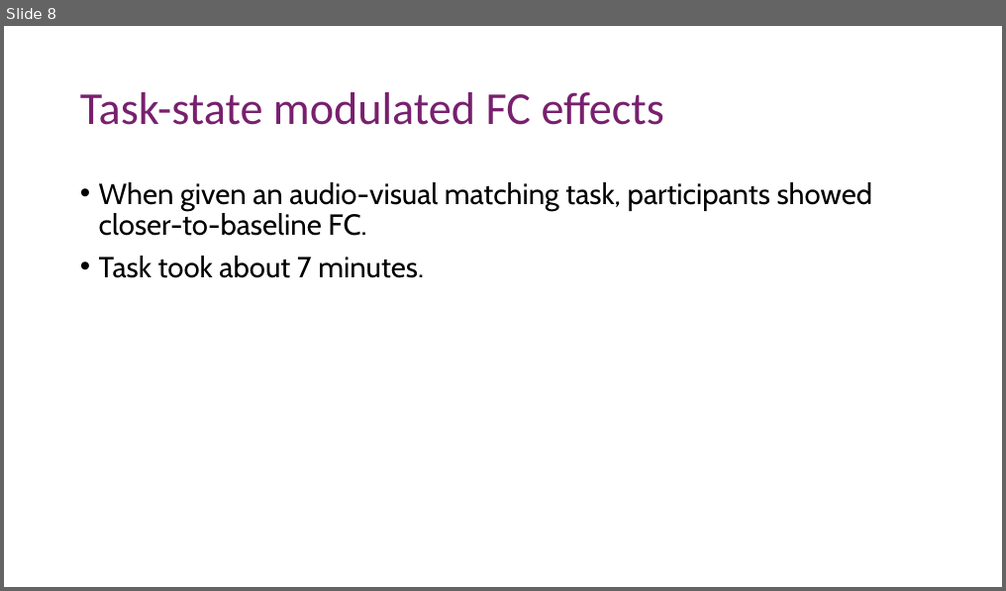
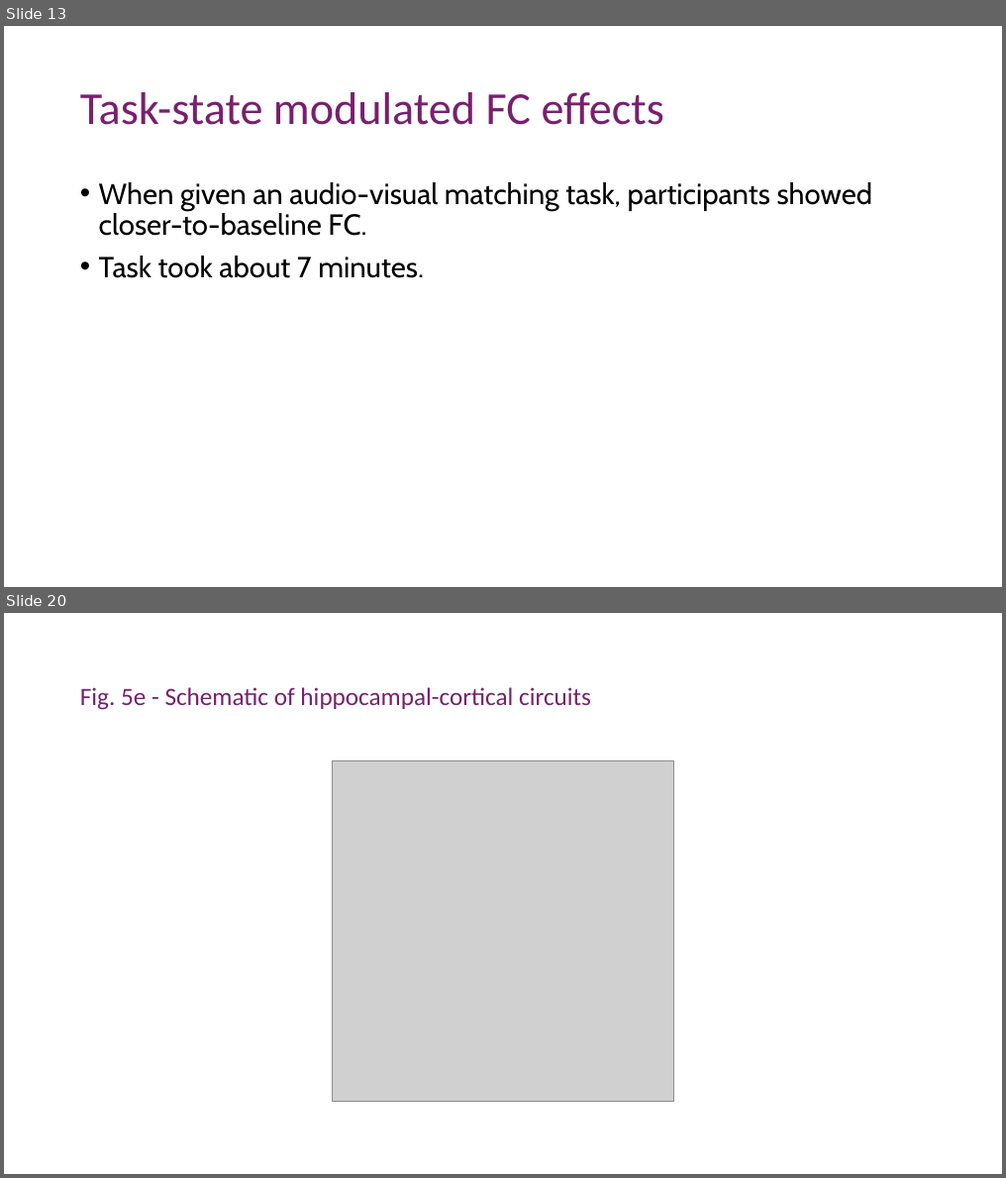
Before and after one commit to nghess/cnjc, a slide deck: psilocybin_fc/siegel_etal_2024.pptx. Shown one above the other, each under a label of ours: slide 8 before the commit, slides 13 and 20 after it; the slides between them are not shown. The pictures are 1006x591 and 1006x1178 pixels, drawn with LibreOffice and Linux fonts; fonts in the diff are those of the drawing; grey boxes stand for pictures. Boxes give left, top, right and bottom in pixels: in the first picture for what was removed or moved away, otherwise in the second. Text is boxed around its words. In the diff, an @@ line names an element or a change of style, - is before the commit and + after.

```diff
--- a/psilocybin_fc/siegel_etal_2024.pptx
+++ b/psilocybin_fc/siegel_etal_2024.pptx
@@ slide 20 added at [4, 613, 1002, 1174], background #FFFFFF @@
@@ title added at [80, 687, 591, 710], 24 pt, text #78206E @@
+Fig. 5e - Schematic of hippocampal-cortical circuits
@@ picture added at [332, 761, 674, 1102] @@
@@ what was slide 8 is now slide 13 @@
```
Also in this commit, not shown: 6 slides changed, 11 other slides added, 1 slide removed, 9 other files.
